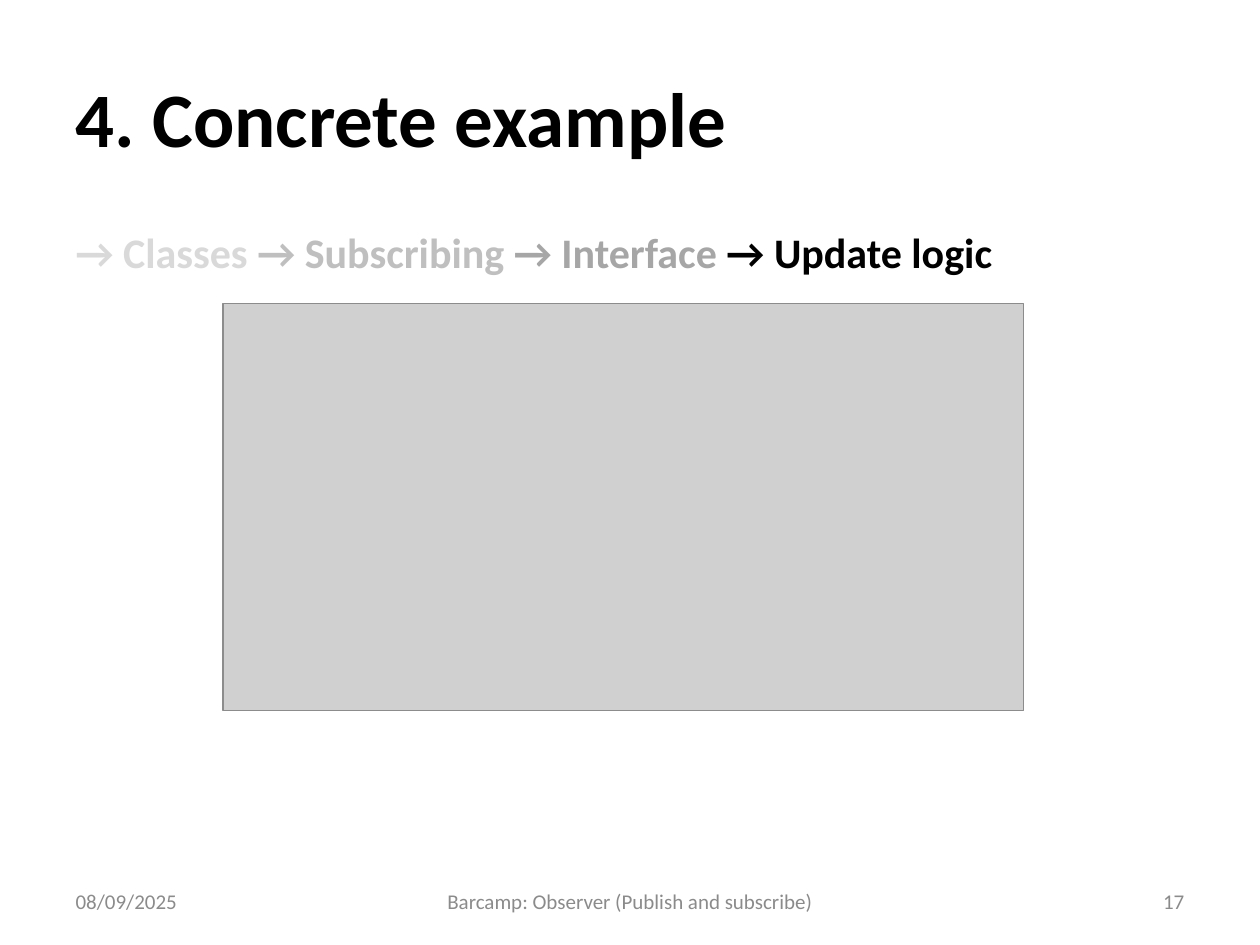
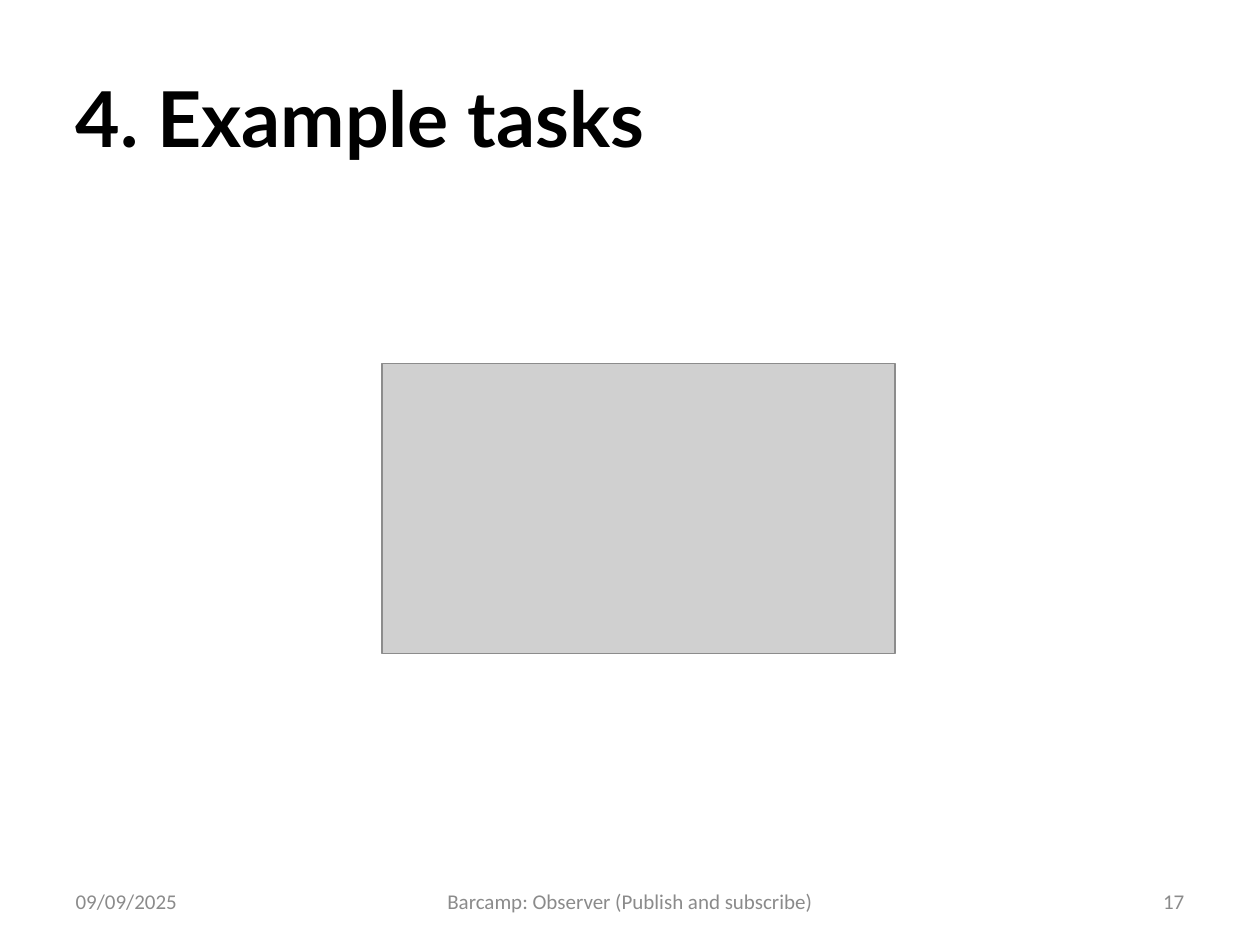
Before and after one commit to TheRealTRY1NG/Barcamp-Observer, a slide deck: slide 17 of 0-Presentation.pptx. Drawn at 1260x945 pixels with LibreOffice and Linux fonts; fonts in the diff are those of the drawing; grey boxes stand for pictures; background and template pictures are left out. Boxes give left, top, right and bottom in pixels: in the first picture for what was removed or moved away, otherwise in the second. Text is boxed around its words. In the diff, an @@ line names an element or a change of style, - is before the commit and + after.

```diff
--- a/0-Presentation.pptx
+++ b/0-Presentation.pptx
@@ title at (76, 89, 644, 160): text changed; font Calibri to Lato @@
-4. Concrete example
+4. Example tasks
@@ text removed at (123, 229, 992, 280) @@
-→ Classes → Subscribing → Interface → Update logic
@@ picture removed at (223, 304, 1023, 711) @@
@@ picture added at (382, 363, 895, 653) @@
@@ text at (76, 894, 177, 910): text changed @@
-08/09/2025
+09/09/2025
```
Also in this commit, not shown: 16 other slides changed, 4 slides added.
